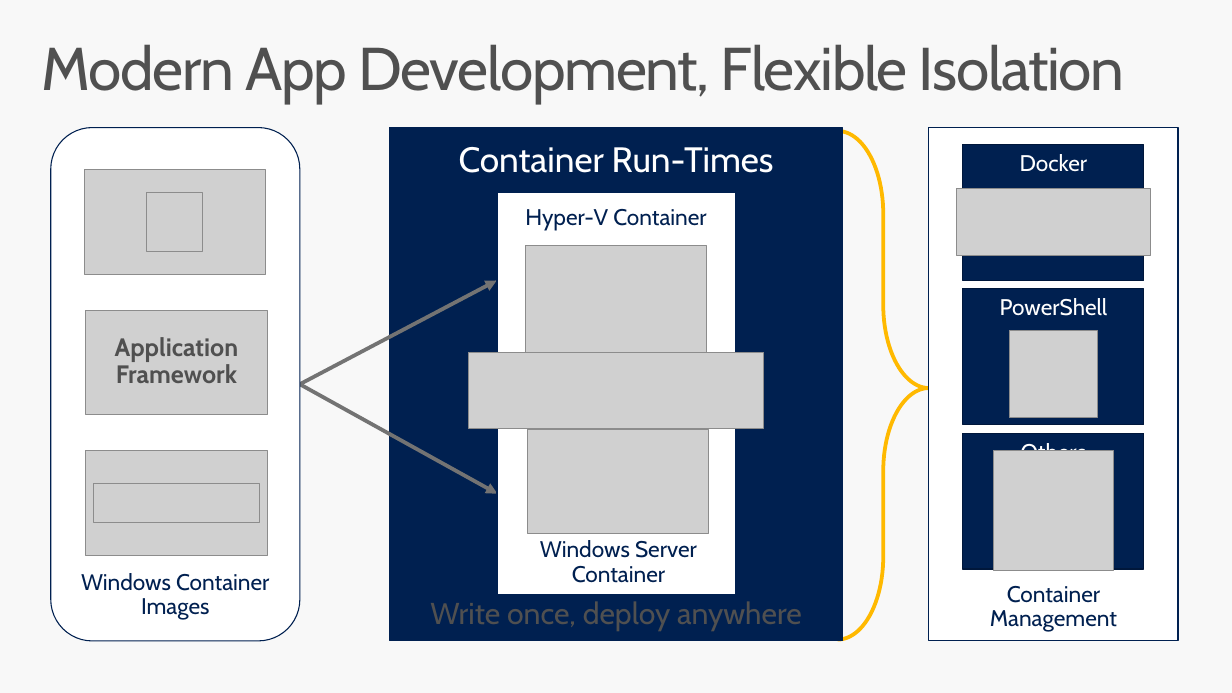
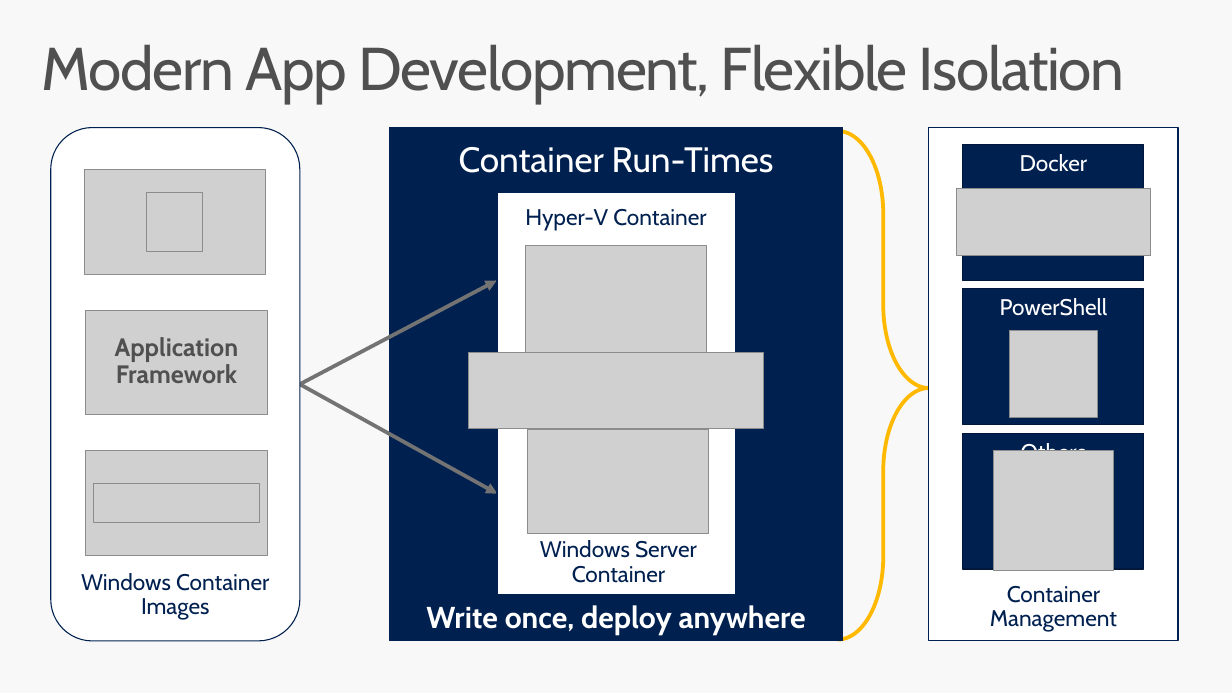
Before and after one commit to brentstineman/PersonalStuff, a slide deck: slide 14 of Presentations/ContainersForWindowsDevs.pptx. Drawn at 1232x693 pixels with LibreOffice and Linux fonts; fonts in the diff are those of the drawing; grey boxes stand for pictures. Boxes give left, top, right and bottom in pixels: in the first picture for what was removed or moved away, otherwise in the second. Text is boxed around its words. In the diff, an @@ line names an element or a change of style, - is before the commit and + after.

```diff
--- a/Presentations/ContainersForWindowsDevs.pptx
+++ b/Presentations/ContainersForWindowsDevs.pptx
@@ text "Write once, deploy anywhere" at (426, 605, 806, 636): text colour #505050 to #FFFFFF, bold on @@
```
Also in this commit, not shown: 6 other slides changed.
